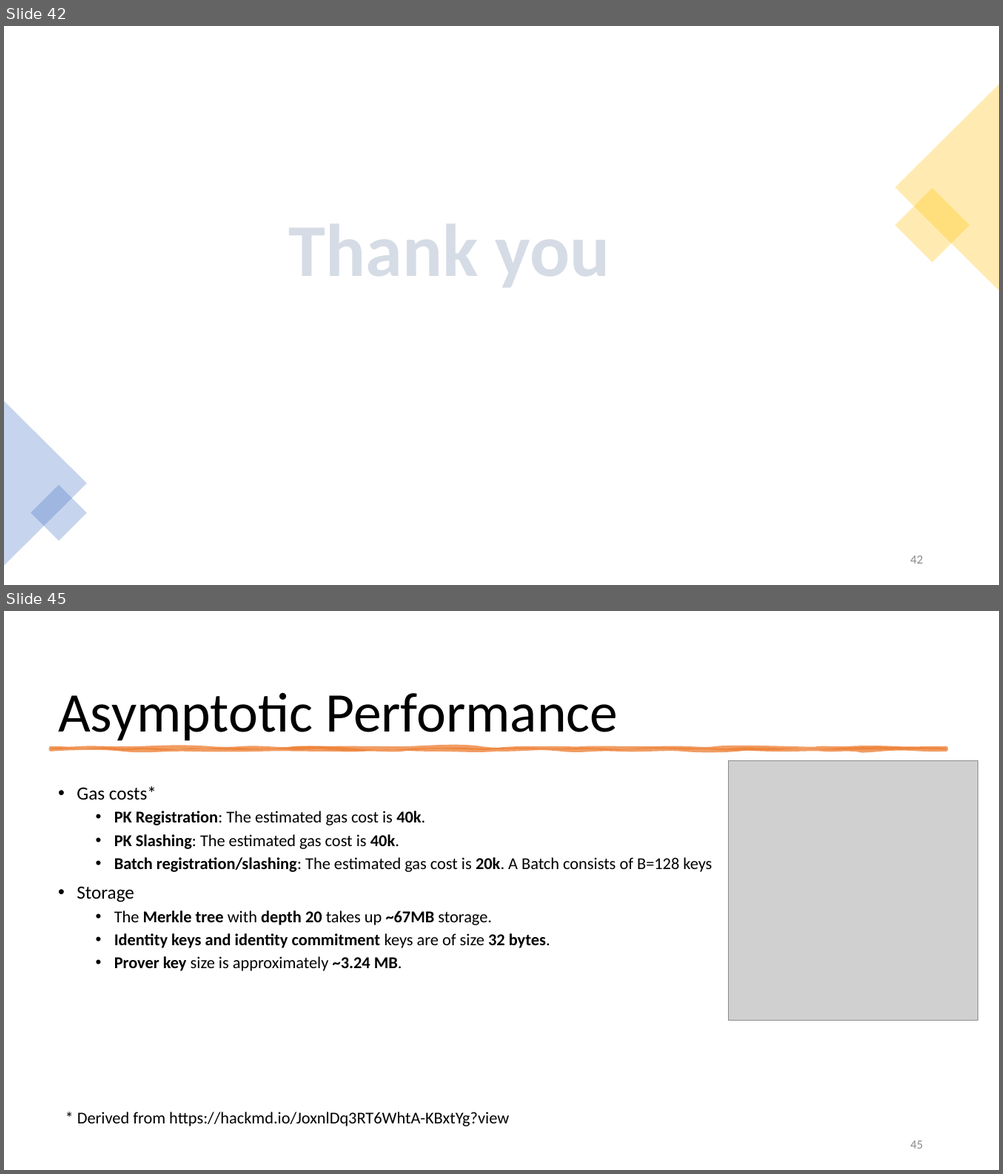
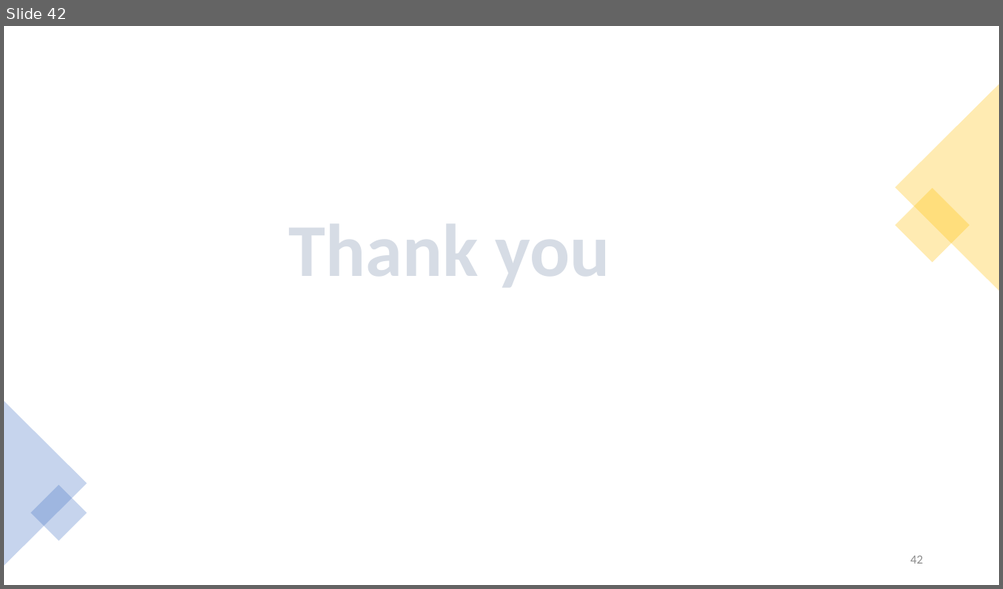
Before and after one commit to vacp2p/research, a slide deck: rln-research/presentations/11-2021-Tokenmics-Waku-rln-relay.pptx. Shown one above the other, each under a label of ours: slides 42 and 45 before the commit, slide 42 after it; the slides between them are not shown. The pictures are 1003x1174 and 1003x589 pixels, drawn with LibreOffice and Linux fonts; fonts in the diff are those of the drawing; grey boxes stand for pictures. Boxes give left, top, right and bottom in pixels: in the first picture for what was removed or moved away, otherwise in the second. Text is boxed around its words. In the diff, an @@ line names an element or a change of style, - is before the commit and + after.

```diff
--- a/rln-research/presentations/11-2021-Tokenmics-Waku-rln-relay.pptx
+++ b/rln-research/presentations/11-2021-Tokenmics-Waku-rln-relay.pptx
@@ slide 45 removed at [4,611,999,1170], background #FFFFFF @@
@@ title removed at [58,692,617,741] @@
-Asymptotic Performance
@@ freeform shape removed at [51,749,946,750] @@
@@ picture removed at [728,761,978,1020] @@
@@ text removed at [77,786,711,971] @@
-• Gas costs*
-  • PK Registration: The estimated gas cost is 40k.
-  • PK Slashing: The estimated gas cost is 40k.
-  • Batch registration/slashing: The estimated gas cost is 20k. A Batch consists of B=128 keys
-• Storage
-  • The Merkle tree with depth 20 takes up ~67MB storage.
-  • Identity keys and identity commitment keys are of size 32 bytes.
-  • Prover key size is approximately ~3.24 MB.
@@ text removed at [77,1112,509,1127] @@
-* Derived from https://hackmd.io/JoxnlDq3RT6WhtA-KBxtYg?view
@@ page number removed at [910,1141,922,1149] @@
-45
```
Also in this commit, not shown: 3 other slides removed.
